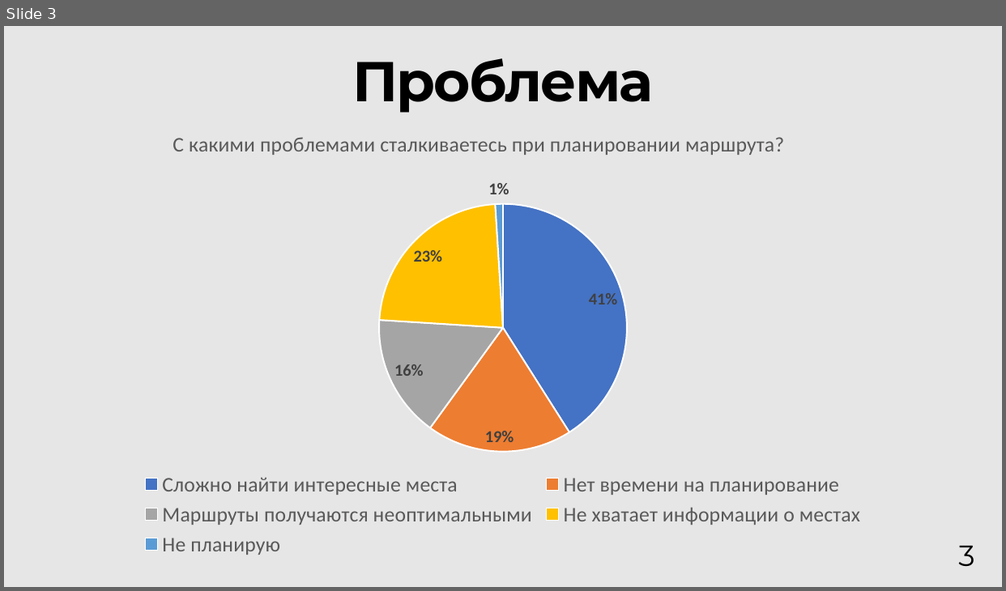
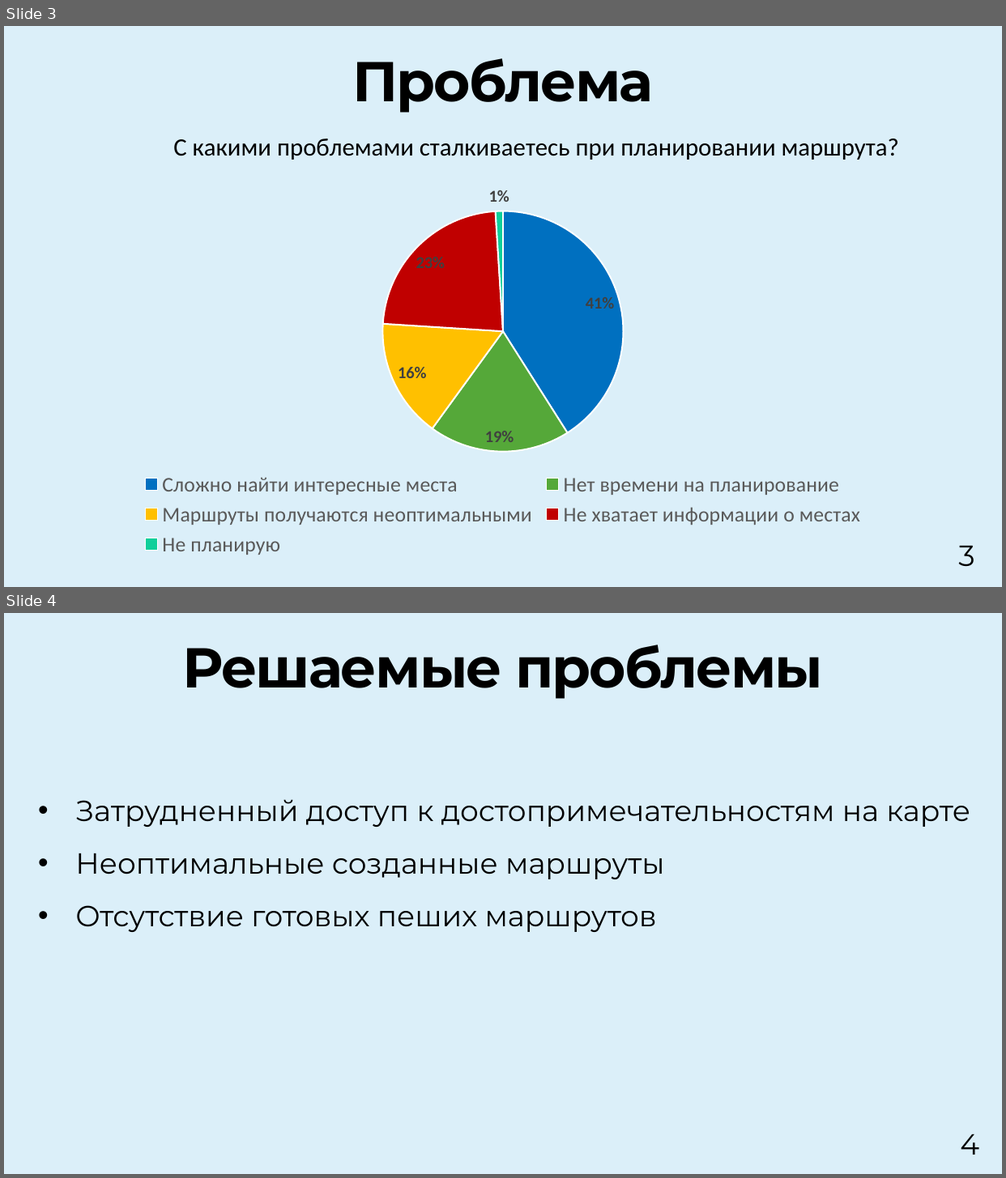
Before and after one commit to qudest/voyago, a slide deck: Documentation/Voyago-Presentation-1att.pptx. Shown one above the other, each under a label of ours: slide 3 before the commit, slides 3 and 4 after it. The pictures are 1006x591 and 1006x1178 pixels, drawn with LibreOffice and Linux fonts; fonts in the diff are those of the drawing. Boxes give left, top, right and bottom in pixels: in the first picture for what was removed or moved away, otherwise in the second. Text is boxed around its words. In the diff, an @@ line names an element or a change of style, - is before the commit and + after.

```diff
--- a/Documentation/Voyago-Presentation-1att.pptx
+++ b/Documentation/Voyago-Presentation-1att.pptx
@@ slide 4 added at (4,613,1002,1174), background #DBEFF9 @@
@@ title added at (183,645,823,699), 54 pt, text #000000, bold @@
+Решаемые проблемы
@@ text added at (75,799,970,932), 28 pt, text #000000 @@
+• Затрудненный доступ к достопримечательностям на карте
+• Неоптимальные созданные маршруты
+• Отсутствие готовых пеших маршрутов
@@ page number added at (960,1135,979,1155), 28 pt, text #000000 @@
+4
@@ slide 3 changed as well @@
@@ background #E7E6E6 to #DBEFF9 @@
@@ pie chart at (35,118,970,562) @@
@@ colours of single points changed @@
```
Also in this commit, not shown: 15 other slides changed, 6 other files.
